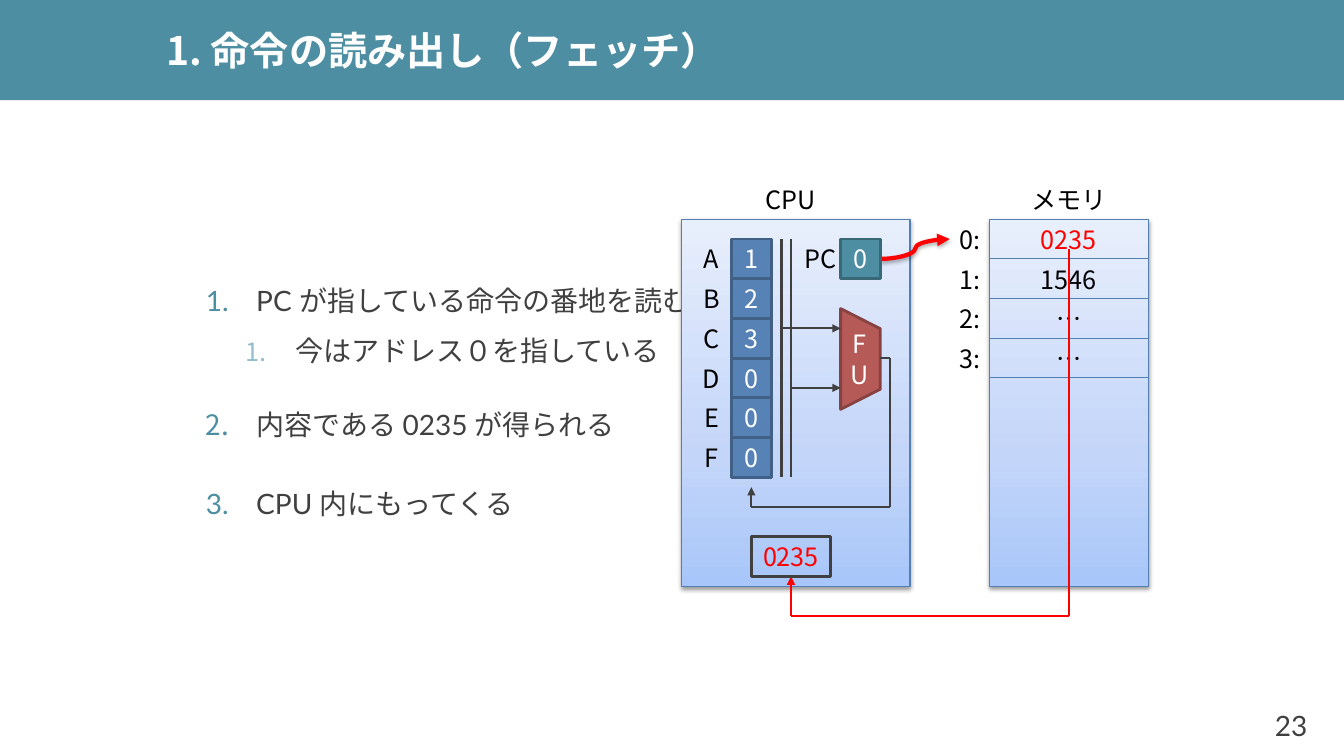
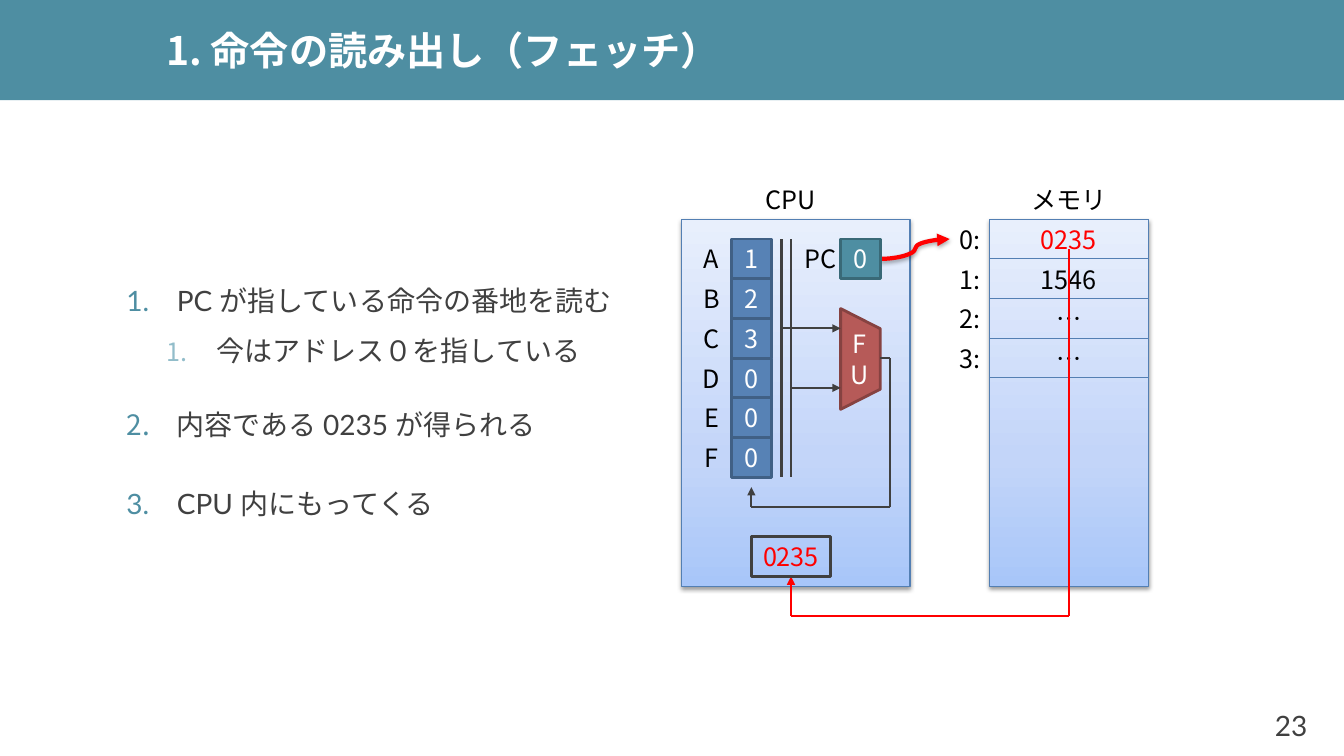
Before and after one commit to shioyadan/advanced-computer-organization, a slide deck: slide 23 of aco-shioya-01.pptx. Drawn at 1344x756 pixels with LibreOffice and Linux fonts; fonts in the diff are those of the drawing. Boxes give left, top, right and bottom in pixels: in the first picture for what was removed or moved away, otherwise in the second. Text is boxed around its words. In the diff, an @@ line names an element or a change of style, - is before the commit and + after.

```diff
--- a/aco-shioya-01.pptx
+++ b/aco-shioya-01.pptx
@@ text "PC が指している命令の番地を読む" rewrapped from bbox=[256, 283, 691, 517] to bbox=[177, 287, 612, 517] @@
```
Also in this commit, not shown: 2 other slides changed, 1 other file.
